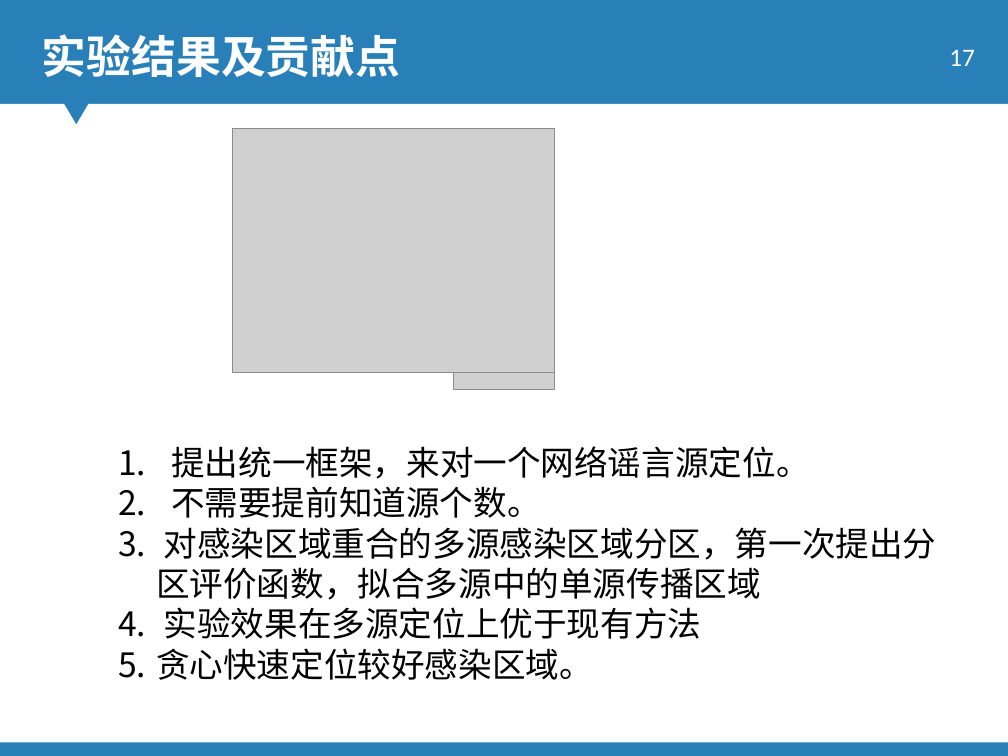
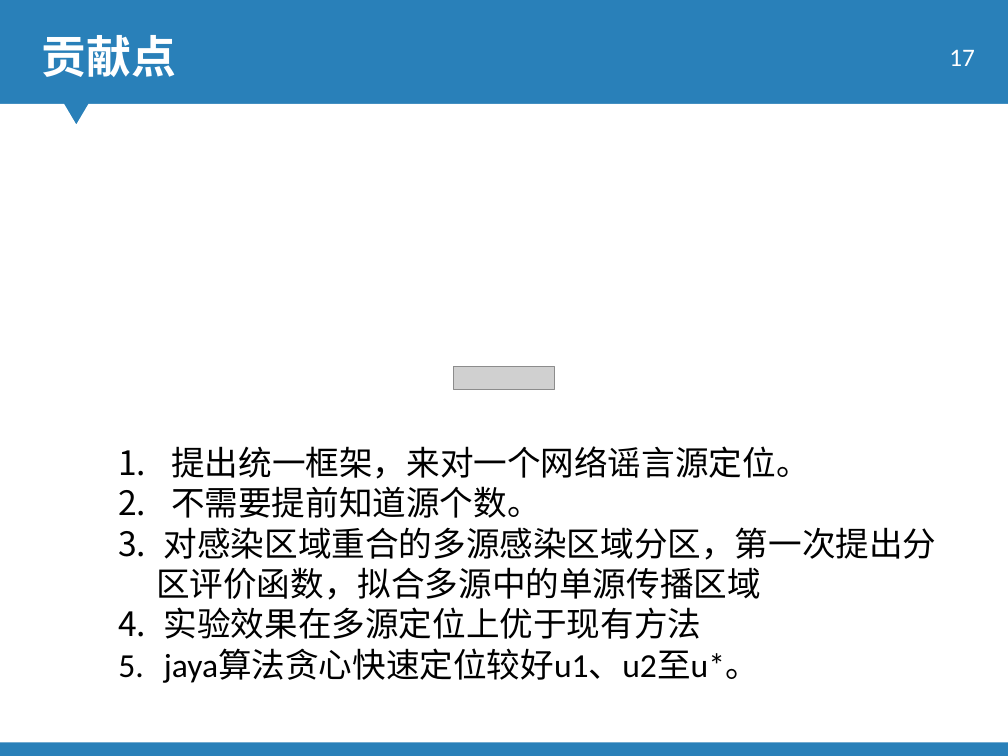
Before and after one commit to 15779235038/mypaper, a slide deck: slide 17 of jarden_center/main_code/single-multiple-source/baseon_setCover/鲍志强.pptx. Drawn at 1008x756 pixels with LibreOffice and Linux fonts; fonts in the diff are those of the drawing; grey boxes stand for pictures; background and template pictures are left out. Boxes give left, top, right and bottom in pixels: in the first picture for what was removed or moved away, otherwise in the second. Text is boxed around its words. In the diff, an @@ line names an element or a change of style, - is before the commit and + after.

```diff
--- a/jarden_center/main_code/single-multiple-source/baseon_setCover/鲍志强.pptx
+++ b/jarden_center/main_code/single-multiple-source/baseon_setCover/鲍志强.pptx
@@ text at (42, 35, 176, 77): text changed @@
-实验结果及贡献点
+贡献点
@@ picture removed at (232, 128, 554, 373) @@
@@ text at (164, 649, 759, 683): text changed @@
-5. 贪心快速定位较好感染区域。
+5. jaya算法贪心快速定位较好u1、u2至u*。
```
Also in this commit, not shown: 3 other slides changed, 1 slide added, 1 slide removed, 6 other files.
